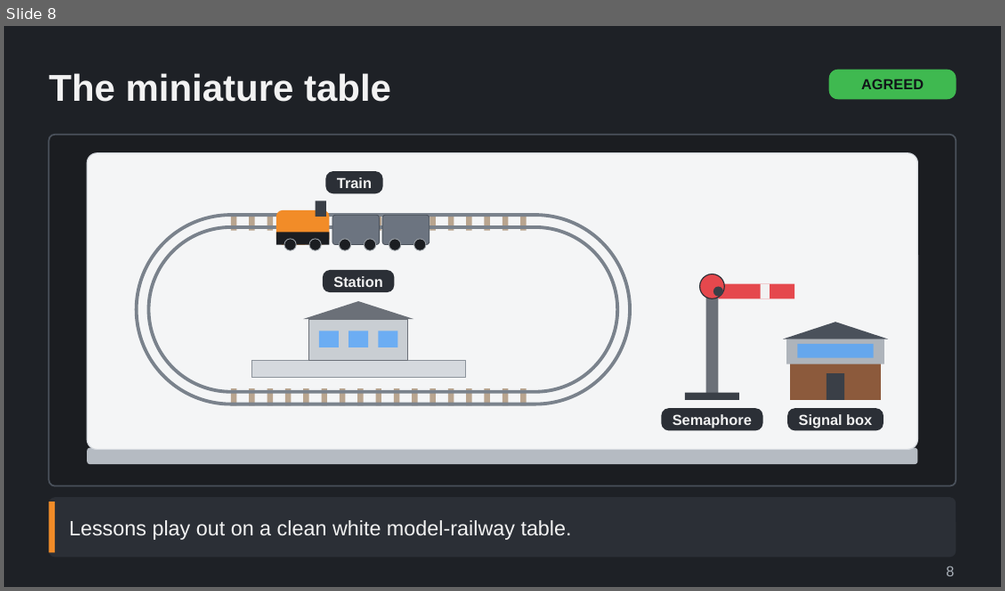
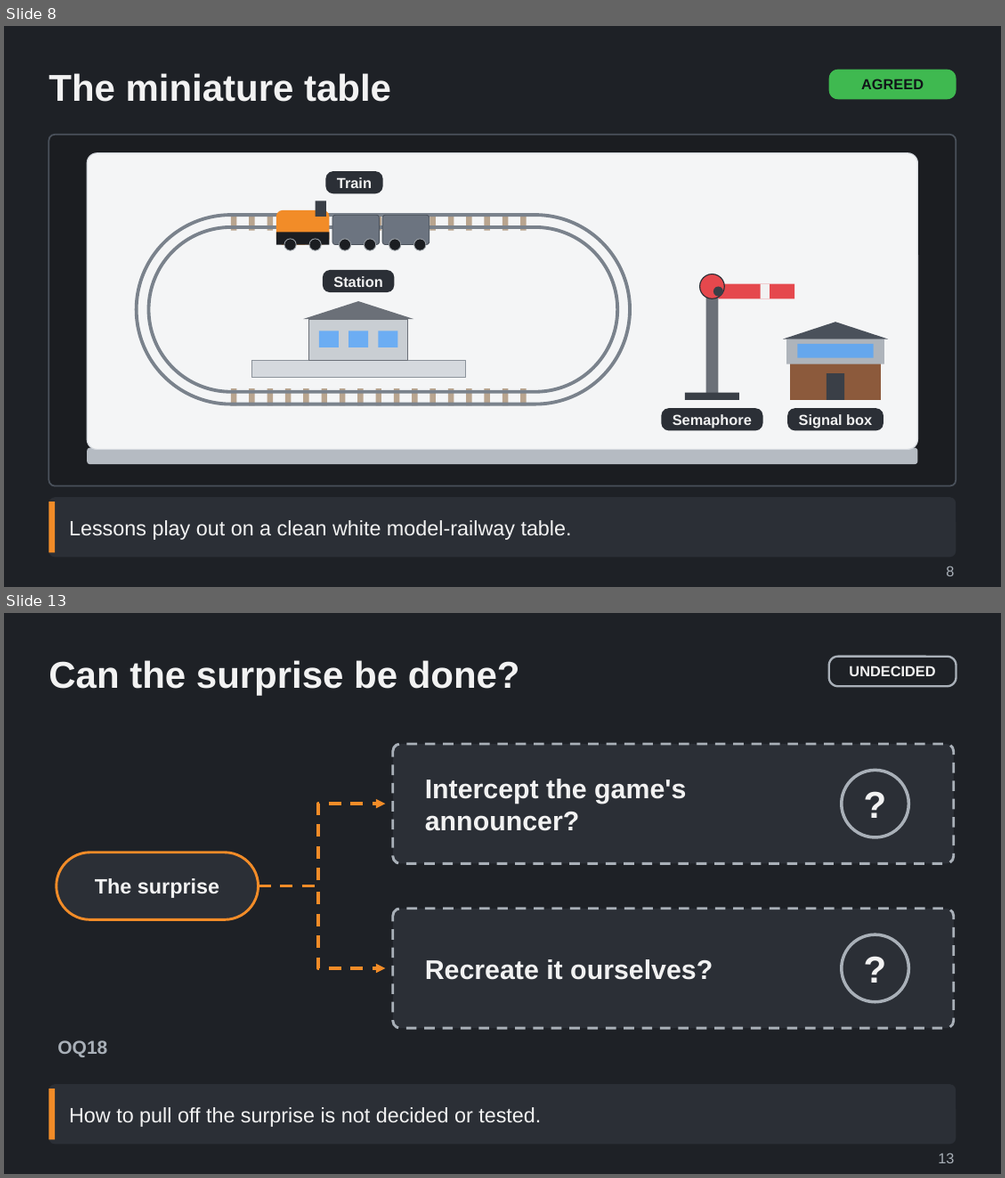
Before and after one commit to Tarenkookoo/Satisfactory---Early-Locomotion, a slide deck: Reporting/Claude Presents/Deck6_Assistant/Railway_Guide_Lessons_and_Build_Menu_Explained.pptx. Shown one above the other, each under a label of ours: slide 8 before the commit, slides 8 and 13 after it; the slides between them are not shown. The pictures are 1005x591 and 1005x1178 pixels, drawn with LibreOffice and Linux fonts; fonts in the diff are those of the drawing. Boxes give left, top, right and bottom in pixels: in the first picture for what was removed or moved away, otherwise in the second. Text is boxed around its words. In the diff, an @@ line names an element or a change of style, - is before the commit and + after.

```diff
--- a/Reporting/Claude Presents/Deck6_Assistant/Railway_Guide_Lessons_and_Build_Menu_Explained.pptx
+++ b/Reporting/Claude Presents/Deck6_Assistant/Railway_Guide_Lessons_and_Build_Menu_Explained.pptx
@@ slide 13 added at box(4, 613, 1001, 1174), background #1E2126 @@
@@ title added at box(48, 660, 520, 695), 36 pt, text #F2F2F2, bold @@
+Can the surprise be done?
@@ rounded rectangle added at box(829, 657, 956, 686), outline #A9B0B8 2 pt, 14 pt, text #F2F2F2, bold @@
+UNDECIDED
@@ group added at box(57, 744, 954, 1028): 3 rounded rectangles, 2 freeform shapes, 2 ellipses @@
+The surprise
+Intercept the game's announcer?
+?
+Recreate it ourselves?
+?
@@ text added at box(57, 1040, 107, 1057), 18 pt, text #A9B0B8, bold @@
+OQ18
@@ rounded rectangle added at box(48, 1084, 956, 1144), fill #2B2F36 @@
@@ rectangle added at box(48, 1088, 55, 1140), fill #F28C28 @@
@@ text added at box(69, 1107, 541, 1127), 20 pt, text #F2F2F2 @@
+How to pull off the surprise is not decided or tested.
@@ text added at box(938, 1152, 954, 1163), 14 pt, text #A9B0B8 @@
+13
```
Also in this commit, not shown: 7 other slides added, 1 other file.
